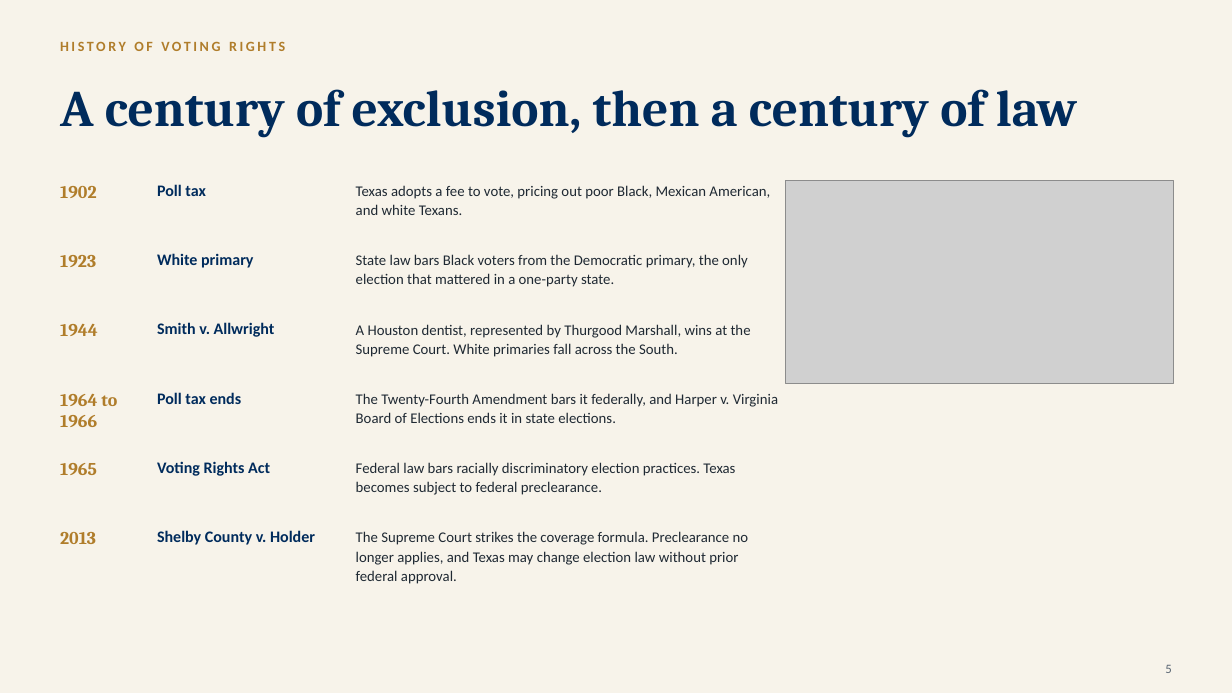
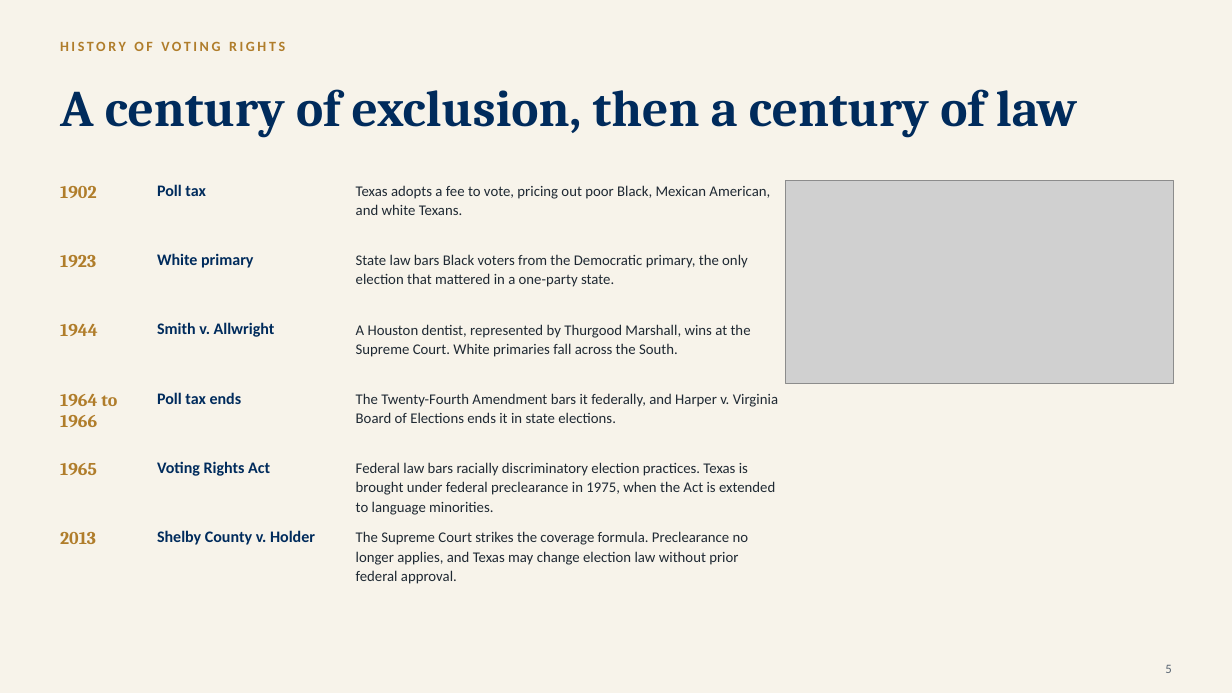
Before and after one commit to ProfessorJaredAlanStewart/texas-govt-modules, a slide deck: slide 6 of slides/Chapter 08 - Voting and Political Participation (Lecture Deck).pptx. Drawn at 1232x693 pixels with LibreOffice and Linux fonts; fonts in the diff are those of the drawing; grey boxes stand for pictures. Boxes give left, top, right and bottom in pixels: in the first picture for what was removed or moved away, otherwise in the second. Text is boxed around its words. In the diff, an @@ line names an element or a change of style, - is before the commit and + after.

```diff
--- a/slides/Chapter 08 - Voting and Political Participation (Lecture Deck).pptx
+++ b/slides/Chapter 08 - Voting and Political Participation (Lecture Deck).pptx
@@ text at bbox=[356, 462, 775, 515]: text changed @@
-Federal law bars racially discriminatory election practices. Texas becomes subject to federal preclearance.
+Federal law bars racially discriminatory election practices. Texas is brought under federal preclearance in 1975, when the Act is extended to language minorities.
```
Also in this commit, not shown: 4 other slides changed, 58 other files.
